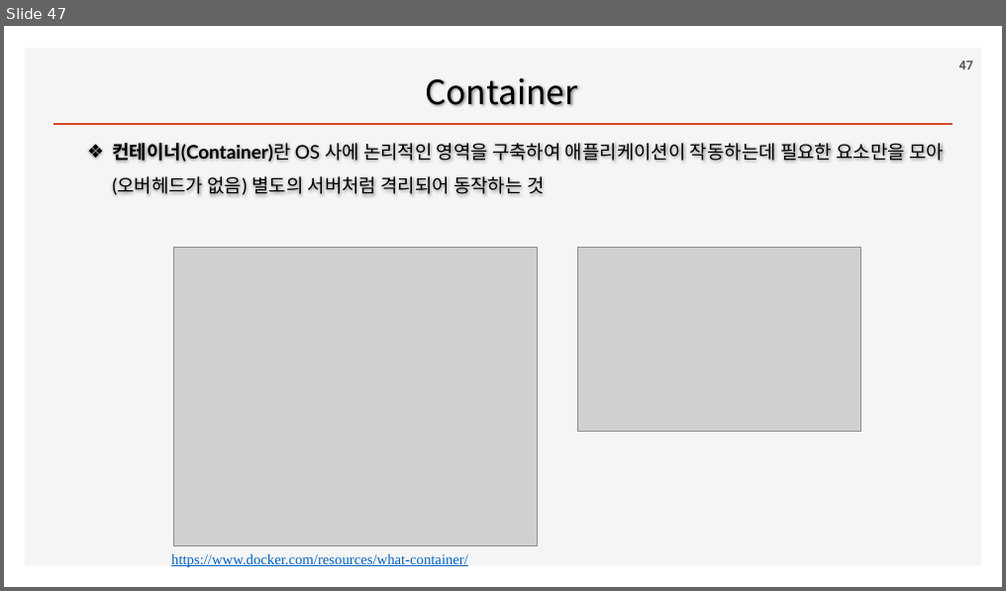
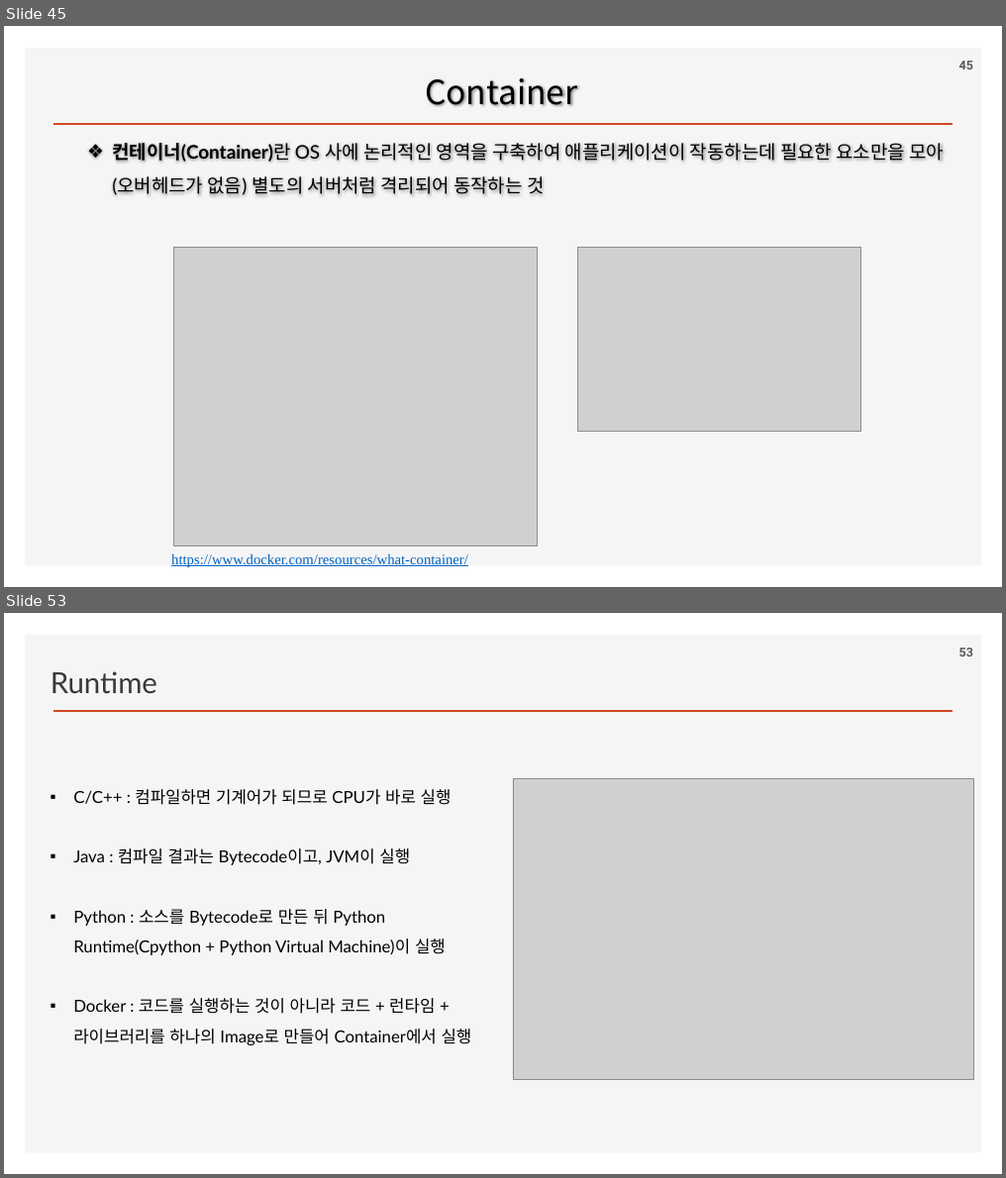
Before and after one commit to ancestor9/2026_Fall_Application-Deployment, a slide deck: App Deployment.pptx. Shown one above the other, each under a label of ours: slide 47 before the commit, slides 45 and 53 after it; the slides between them are not shown. The pictures are 1006x591 and 1006x1178 pixels, drawn with LibreOffice and Linux fonts; fonts in the diff are those of the drawing; grey boxes stand for pictures; background and template pictures are left out. Boxes give left, top, right and bottom in pixels: in the first picture for what was removed or moved away, otherwise in the second. Text is boxed around its words. In the diff, an @@ line names an element or a change of style, - is before the commit and + after.

```diff
--- a/App Deployment.pptx
+++ b/App Deployment.pptx
@@ slide 53 added at [4, 613, 1002, 1174], background #FFFFFF; not listed: 2 template elements that a slide beside it also shows @@
@@ text added at [51, 671, 157, 693], 28 pt, text #3B3838 @@
+Runtime
@@ page number added at [959, 648, 973, 657], 12 pt, text #595959, bold @@
+53
@@ text added at [73, 789, 472, 1046], 16 pt, text #000000 @@
+▪ C/C++ : 컴파일하면 기계어가 되므로 CPU가 바로 실행
+▪ Java : 컴파일 결과는 Bytecode이고, JVM이 실행
+▪ Python : 소스를 Bytecode로 만든 뒤 Python Runtime(Cpython + Python Virtual Machine)이 실행
+▪ Docker : 코드를 실행하는 것이 아니라 코드 + 런타임 + 라이브러리를 하나의 Image로 만들어 Container에서 실행
@@ picture added at [513, 778, 973, 1080] @@
@@ what was slide 47 is now slide 45 @@
@@ page number at [959, 61, 973, 70]: text changed @@
-47
+45
```
Also in this commit, not shown: 3 slides changed, 9 other slides added, 2 slides removed.
